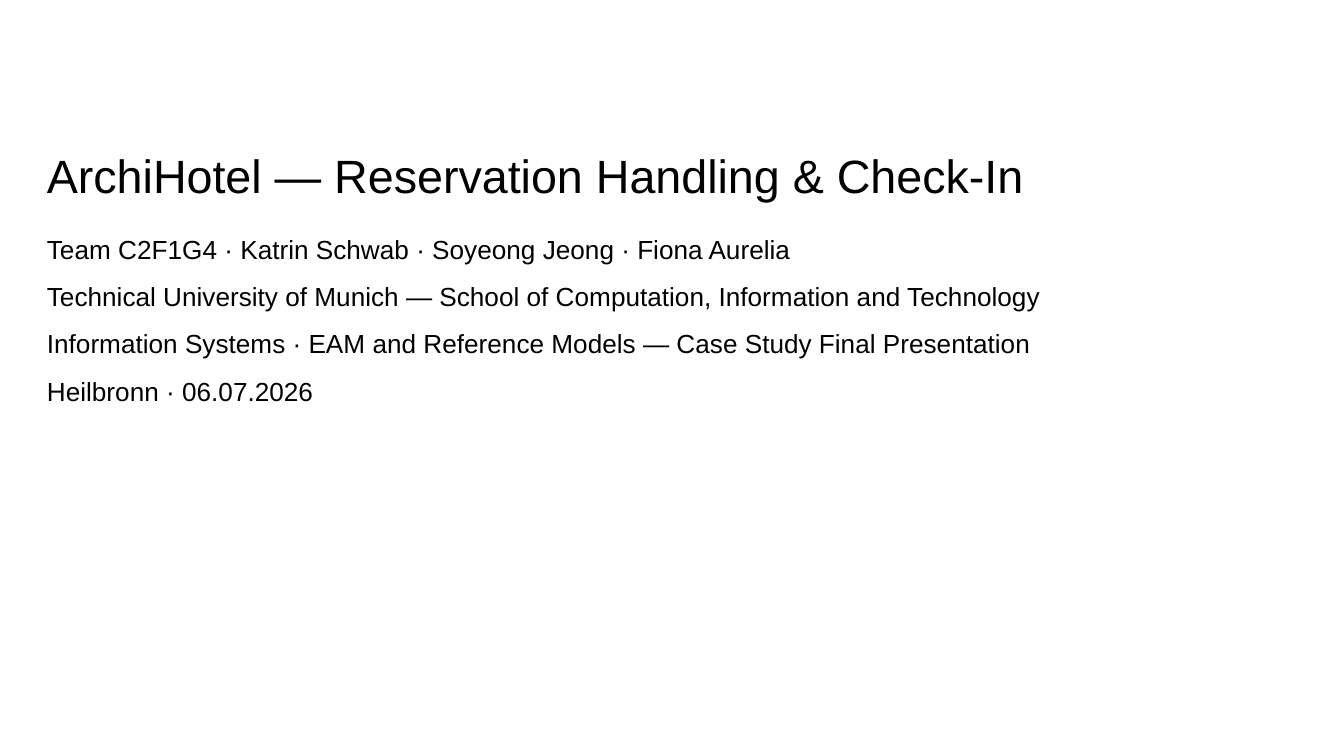
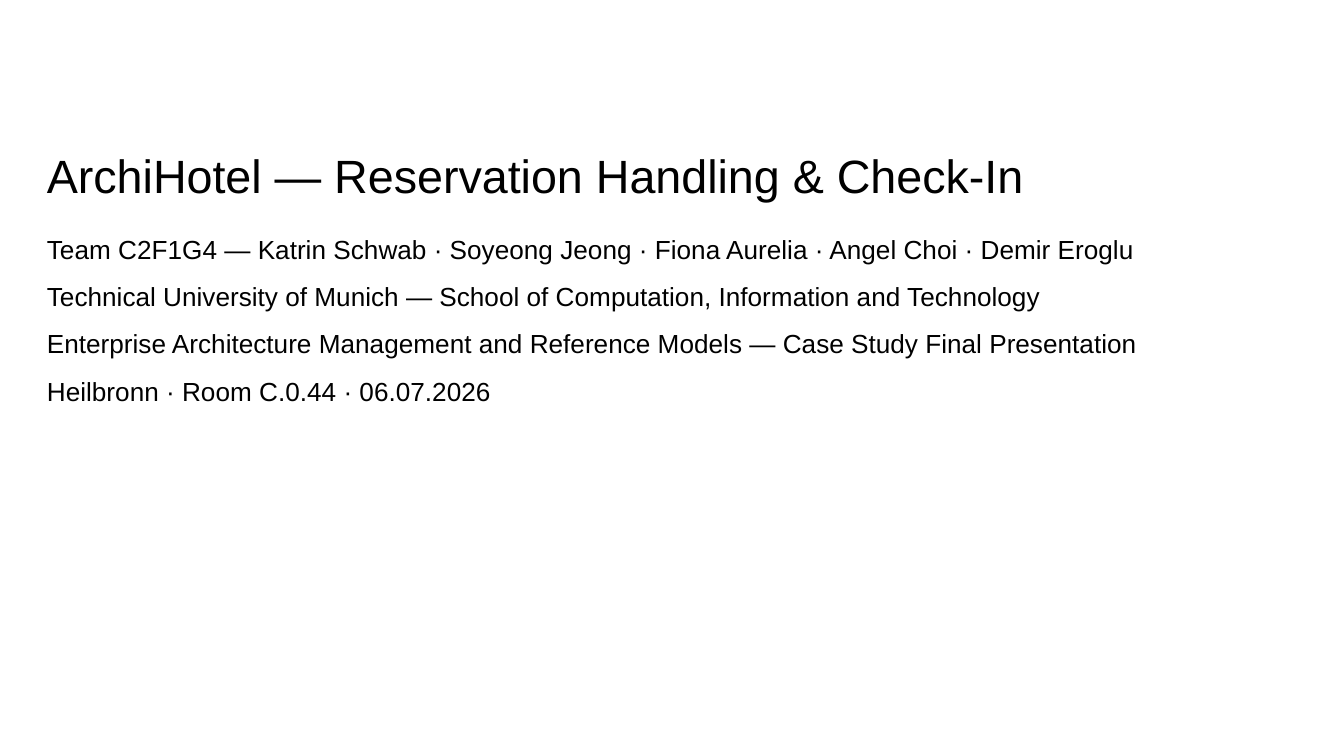
Before and after one commit to KatrinSchw/enterprise-architecture-model, a slide deck: slide 1 of slides/C2F1G4.pptx. Drawn at 1344x756 pixels with LibreOffice and Linux fonts; fonts in the diff are those of the drawing; background and template pictures are left out. Boxes give left, top, right and bottom in pixels: in the first picture for what was removed or moved away, otherwise in the second. Text is boxed around its words. In the diff, an @@ line names an element or a change of style, - is before the commit and + after.

```diff
--- a/slides/C2F1G4.pptx
+++ b/slides/C2F1G4.pptx
@@ text at [47,240,1134,265]: text changed @@
-Team C2F1G4 · Katrin Schwab · Soyeong Jeong · Fiona Aurelia
+Team C2F1G4 — Katrin Schwab · Soyeong Jeong · Fiona Aurelia · Angel Choi · Demir Eroglu
@@ text at [47,334,1136,402]: text changed @@
-Information Systems · EAM and Reference Models — Case Study Final Presentation
-Heilbronn · 06.07.2026
+Enterprise Architecture Management and Reference Models — Case Study Final Presentation
+Heilbronn · Room C.0.44 · 06.07.2026
```
Also in this commit, not shown: 14 slides added, 8 slides removed, 5 other files.
